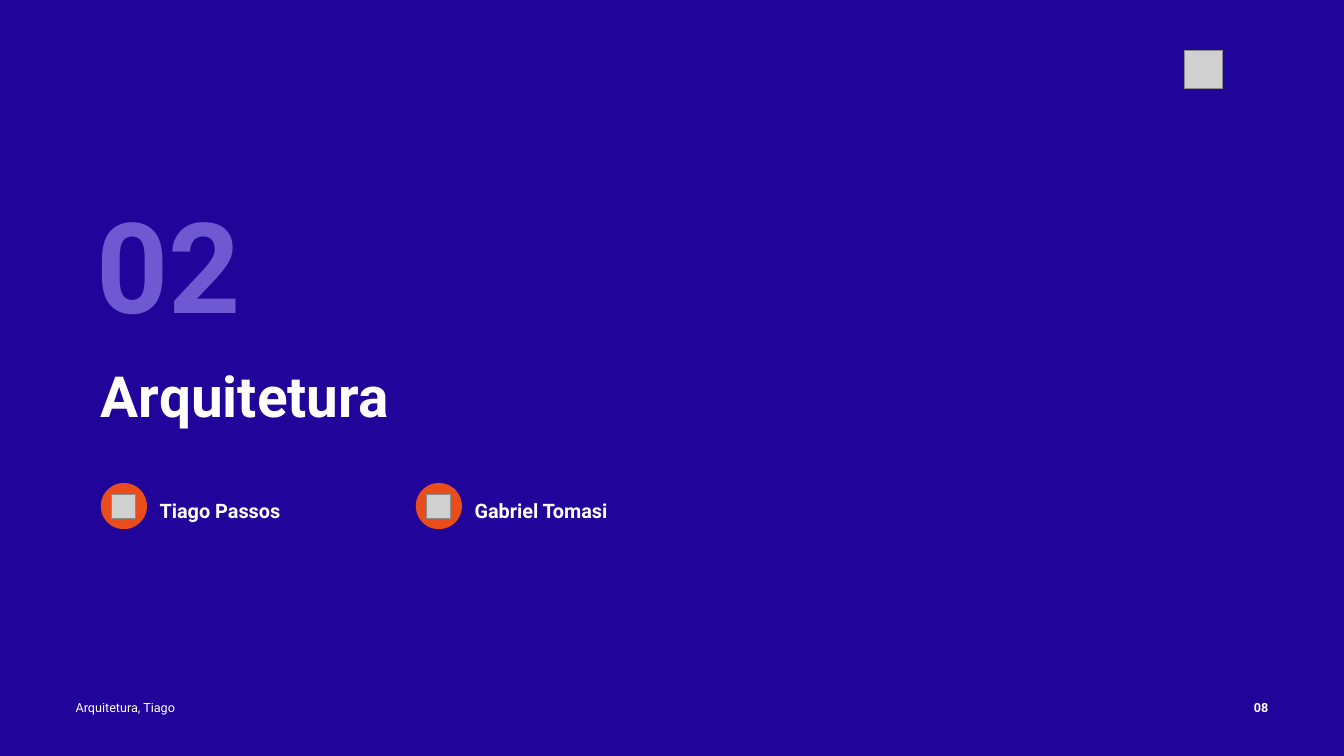
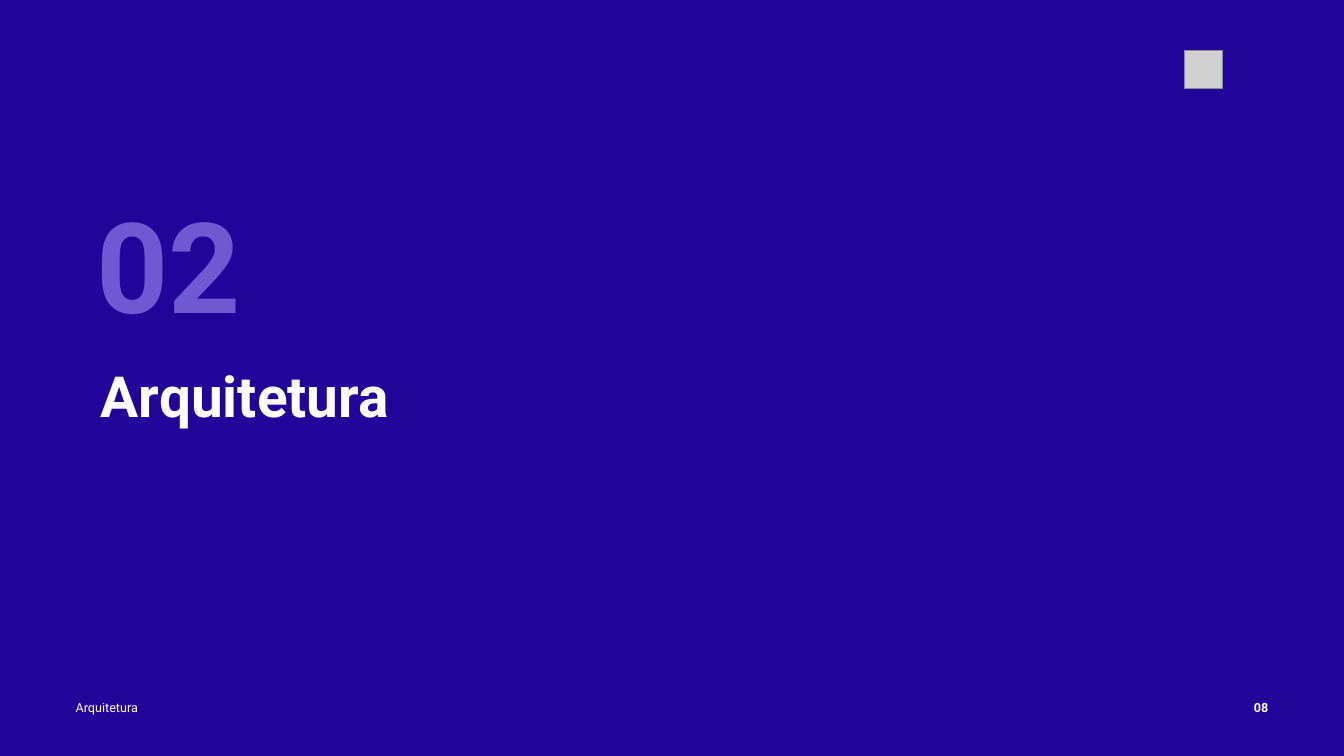
Before and after one commit to tcpassos/invite-app, a slide deck: slide 8 of trabalhos/T4-Pitch-Final.pptx. Drawn at 1344x756 pixels with LibreOffice and Linux fonts; fonts in the diff are those of the drawing; grey boxes stand for pictures. Boxes give left, top, right and bottom in pixels: in the first picture for what was removed or moved away, otherwise in the second. Text is boxed around its words. In the diff, an @@ line names an element or a change of style, - is before the commit and + after.

```diff
--- a/trabalhos/T4-Pitch-Final.pptx
+++ b/trabalhos/T4-Pitch-Final.pptx
@@ ellipse removed at [101, 483, 147, 529] @@
@@ picture removed at [112, 494, 136, 518] @@
@@ text removed at [160, 503, 280, 522] @@
-Tiago Passos
@@ ellipse removed at [415, 483, 462, 529] @@
@@ picture removed at [427, 494, 452, 518] @@
@@ text removed at [475, 503, 608, 519] @@
-Gabriel Tomasi
@@ text at [76, 703, 138, 715]: text changed @@
-Arquitetura, Tiago
+Arquitetura
```
Also in this commit, not shown: 3 other slides changed, 4 other files.
